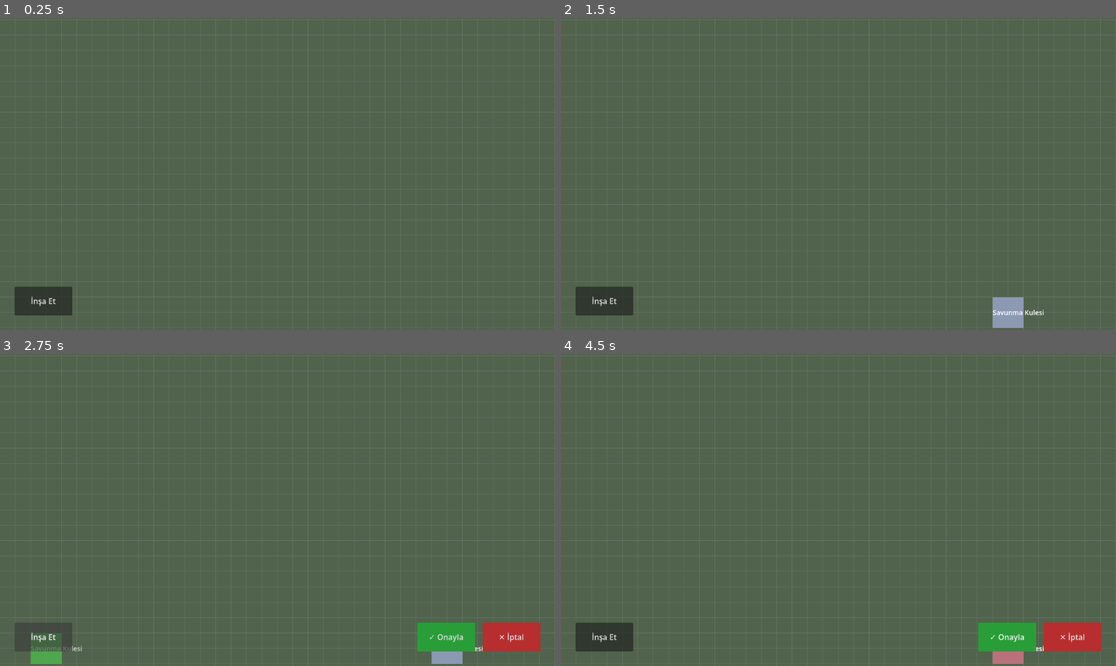
Above: before the commit, frames 1-4 (two rows, left to right).
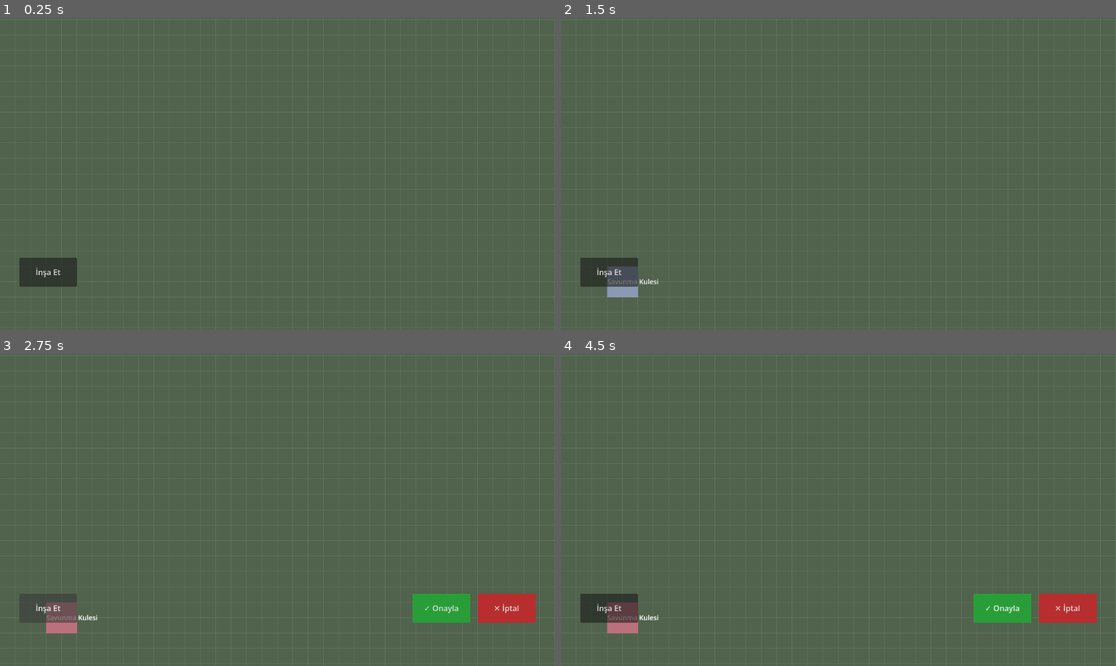
Above: after the commit, the same moments.

Repository: YazarKemal/ClashGame
Game: Godot game, scene res://scenes/main.tscn
Two runs of this game, one before a commit and one after it. Both use one fixed random seed, a clock stepped at 60 frames per second and the inputs below.
Inputs:
- Up to frame 1 (0.25 s): no input
- Up to frame 2 (1.5 s): click "İnşa Et" at 0.5 s; click "✓ Onayla" at 1.25 s
- Up to frame 3 (2.75 s): click "İnşa Et" at 2 s
- Up to frame 4 (4.5 s): click "✕ İptal" at 2.75 s; click "İnşa Et" at 3.5 s; click "✓ Onayla" at 4.25 s

The runs differ from the first frame. In frame 1, 1.9% of the frame differs, in the area x 2-14%, y 76-96%; in frame 2, 2.3%; in frame 3, 6.0%; in frame 4, 6.0%, in the area x 2-98%, y 76-100%.

Commit message:
fix: keep building preview fixed on UI button presses
Co-Authored-By: Claude Opus 4.7 <noreply@anthropic.com>

Diff:
--- a/scenes/ui.tscn
+++ b/scenes/ui.tscn
@@ -16,11 +16,12 @@
 anchors_preset = 2
 anchor_top = 1.0
 anchor_bottom = 1.0
-offset_left = 30.0
-offset_top = -90.0
-offset_right = 150.0
-offset_bottom = -30.0
+offset_left = 40.0
+offset_top = -150.0
+offset_right = 160.0
+offset_bottom = -90.0
 grow_vertical = 0
+mouse_filter = 0
 text = "İnşa Et"
 
 [node name="PlacementButtons" type="HBoxContainer" parent="."]
@@ -29,8 +30,8 @@
 anchor_top = 1.0
 anchor_right = 1.0
 anchor_bottom = 1.0
-offset_right = -30.0
-offset_bottom = -30.0
+offset_right = -40.0
+offset_bottom = -90.0
 grow_horizontal = 0
 grow_vertical = 0
 theme_override_constants/separation = 16
@@ -40,6 +41,7 @@
 theme_override_styles/normal = SubResource("StyleBoxFlat_confirm")
 theme_override_styles/hover = SubResource("StyleBoxFlat_confirm")
 theme_override_styles/pressed = SubResource("StyleBoxFlat_confirm")
+mouse_filter = 0
 visible = false
 text = "✓ Onayla"
 
@@ -48,5 +50,6 @@
 theme_override_styles/normal = SubResource("StyleBoxFlat_cancel")
 theme_override_styles/hover = SubResource("StyleBoxFlat_cancel")
 theme_override_styles/pressed = SubResource("StyleBoxFlat_cancel")
+mouse_filter = 0
 visible = false
 text = "✕ İptal"
--- a/scripts/building_manager.gd
+++ b/scripts/building_manager.gd
@@ -60,10 +60,22 @@
 	placing = false
 	placement_ended.emit(false)
 
-func _process(_delta: float) -> void:
+func _unhandled_input(event: InputEvent) -> void:
 	if not placing or _preview == null:
 		return
-	var cell := GridConfig.world_to_cell(get_global_mouse_position())
+	# Only move the preview from real map touches/drags, never from UI presses.
+	var drag: InputEventScreenDrag = event as InputEventScreenDrag
+	var touch: InputEventScreenTouch = event as InputEventScreenTouch
+	if drag != null:
+		_move_preview_to(drag.position)
+	elif touch != null and touch.pressed:
+		_move_preview_to(touch.position)
+
+func _move_preview_to(screen_pos: Vector2) -> void:
+	# Convert the viewport/screen point into world space (accounts for the
+	# camera pan/zoom) before snapping to a grid cell.
+	var world := get_global_transform_with_canvas().affine_inverse() * screen_pos
+	var cell := GridConfig.world_to_cell(world)
 	if cell != _preview_cell:
 		_preview_cell = cell
 		_apply_preview_validity()
